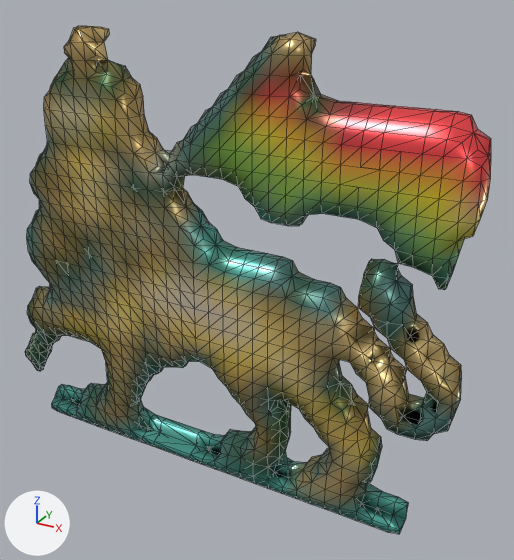
One commit to the glTF model glb/smooth/1001-2000/1800.glb: the scene before it, then after it.
Before and after are seen from a camera (50 mm lens) standing at (1.099, -1.659, 1.545) and looking at (0.149, 0.069, 0.681). Every picture has the same lights, and +X, +Y and +Z are marked at lower left. Mesh edges are drawn as thin lines. Vertices at the same position are counted once.
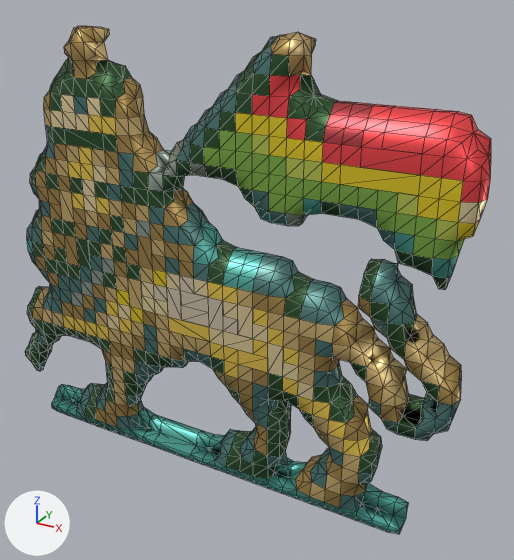
Boxes (x1, y1, x2, y2) around the edits, measured in the pictures (514 x 560 px):
'Mesh_0', surface changed, reshaped: (25, 26, 491, 534) in both
part 1 of me_mesh_0, cut back: (59, 190, 91, 269) in both
part 2 of me_mesh_0, cut back: (64, 128, 104, 150) in both
part 3 of me_mesh_0, cut back: (128, 236, 283, 377) in both
part 4 of me_mesh_0, cut back: (340, 147, 422, 196) in both
part 5 of me_mesh_0, recoloured: (26, 26, 491, 516) in both

The change, as a list of edits to the scene's bpy script:
```text
Change mat_material_0:
    where n0 = _N.new('ShaderNodeBsdfPrincipled'); n0.name = 'Principled BSDF'
    n0.inputs[2].default_value: 0.3 -> 0.4  # 'Roughness'
Change me_mesh_0:
    used by ob_mesh_0; location = (0.0, 0.0, 0.0)
    remove me_mesh_0.from_pydata(...)  # 1746 vertices, 3578 faces; spans x -0.79..0.8, y -0.05..0.05, z 0.0..1.4
    add me_mesh_0.from_pydata(...)  # 1734 vertices, 3494 faces; spans x -0.79..0.8, y -0.05..0.05, z 0.0..1.4
    me_mesh_0 part 1
    2 vertices are removed from x -0.45, y -0.05..0.05, z 0.7..0.75
    24 faces are deleted
    12 new faces join them
    me_mesh_0 part 2
    12 faces are deleted
    4 new faces join them
    me_mesh_0 part 3
    4 vertices are removed from x 0.0, y -0.05..0.05, z 0.55..0.65
    92 faces are deleted
    44 new faces join them
    me_mesh_0 part 4
    6 vertices are removed from x 0.55..0.6, y -0.05..0.05, z 1.1..1.2
    24 faces are deleted
    8 new faces join them
    me_mesh_0 part 5: 3038 kept faces spanning x -0.79..0.8, y -0.05..0.05, z 0.0..1.4 get new vertex colours
```
